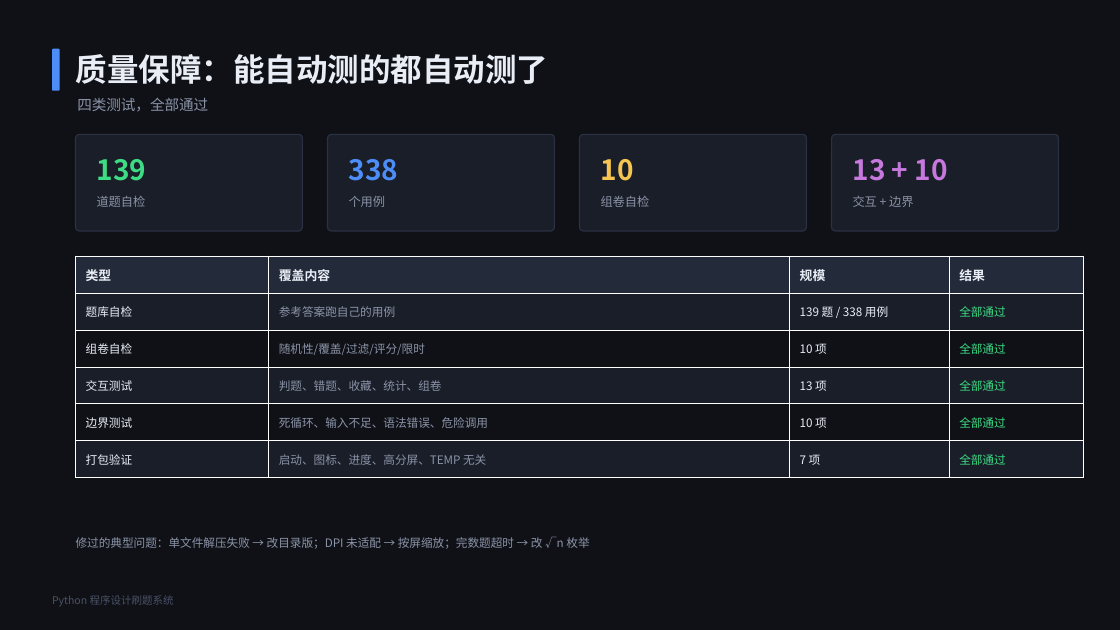
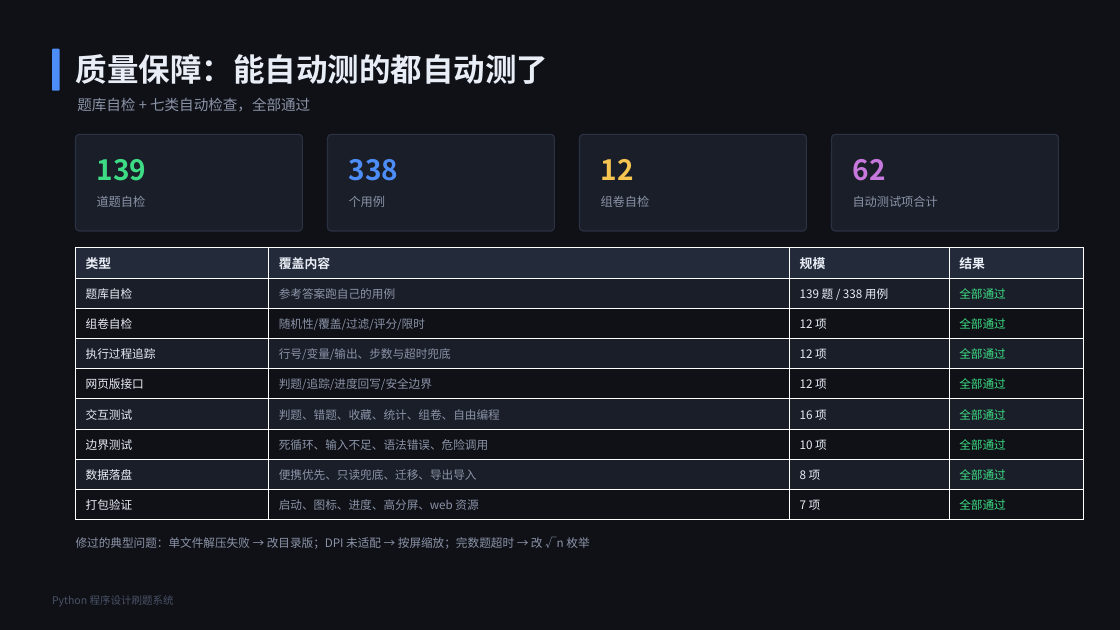
Before and after one commit to telling890/python-quiz-system, a slide deck: slide 19 of docs/4-答辩演示.pptx. Drawn at 1120x630 pixels with LibreOffice and Linux fonts; fonts in the diff are those of the drawing. Boxes give left, top, right and bottom in pixels: in the first picture for what was removed or moved away, otherwise in the second. Text is boxed around its words. In the diff, an @@ line names an element or a change of style, - is before the commit and + after.

```diff
--- a/docs/4-答辩演示.pptx
+++ b/docs/4-答辩演示.pptx
@@ text at [77,98,310,111]: text changed @@
-四类测试，全部通过
+题库自检 + 七类自动检查，全部通过
@@ text at [601,159,634,180]: text changed @@
-10
+12
@@ text at [853,159,886,181]: text changed @@
-13 + 10
+62
@@ text at [853,196,938,207]: text changed @@
-交互 + 边界
+自动测试项合计
@@ table at [76,248,1084,520] @@
-row 3: 组卷自检 | 随机性/覆盖/过滤/评分/限时 | 10 项 | 全部通过
-row 4: 交互测试 | 判题、错题、收藏、统计、组卷 | 13 项 | 全部通过
+row 3: 组卷自检 | 随机性/覆盖/过滤/评分/限时 | 12 项 | 全部通过
+row 4: 执行过程追踪 | 行号/变量/输出、步数与超时兜底 | 12 项 | 全部通过
+row 5: 网页版接口 | 判题/追踪/进度回写/安全边界 | 12 项 | 全部通过
+row 6: 交互测试 | 判题、错题、收藏、统计、组卷、自由编程 | 16 项 | 全部通过
-row 6: 打包验证 | 启动、图标、进度、高分屏、TEMP 无关 | 7 项 | 全部通过
+row 8: 数据落盘 | 便携优先、只读兜底、迁移、导出导入 | 8 项 | 全部通过
+row 9: 打包验证 | 启动、图标、进度、高分屏、web 资源 | 7 项 | 全部通过
@@ table: place and size @@
-table at [76,256,1084,478]
+table at [76,248,1084,520]
```
Also in this commit, not shown: 1 other slide changed, 18 other files.
